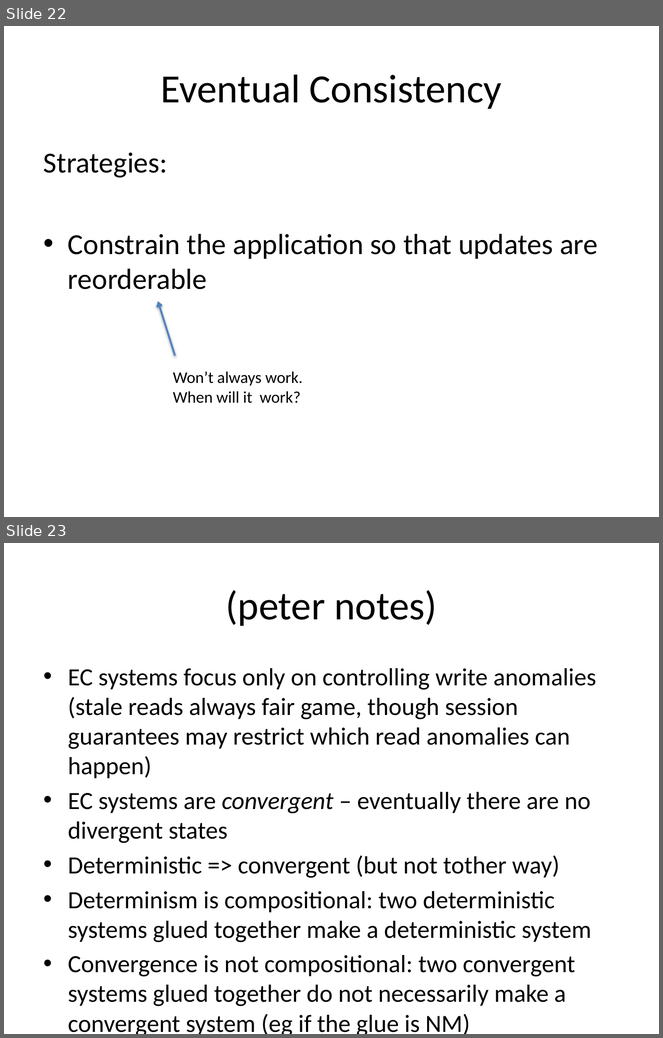
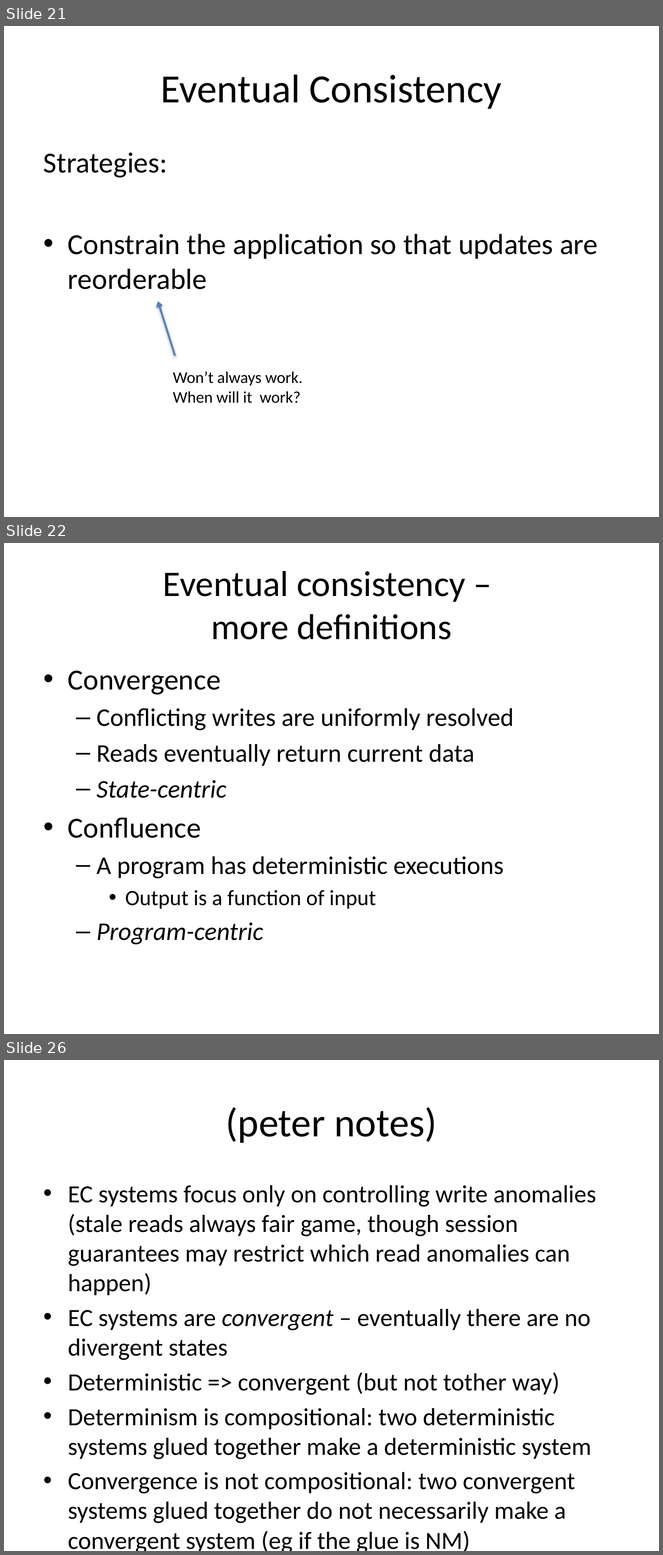
Before and after one commit to declarativitydotnet/declarativity, a slide deck: socc12-bloom-tutorial/slides/bloom-tutorial.pptx. Shown one above the other, each under a label of ours: slides 22 and 23 before the commit, slides 21, 22 and 26 after it; the slides between them are not shown. The pictures are 663x1038 and 663x1555 pixels, drawn with LibreOffice and Linux fonts; fonts in the diff are those of the drawing. Boxes give left, top, right and bottom in pixels: in the first picture for what was removed or moved away, otherwise in the second. Text is boxed around its words. In the diff, an @@ line names an element or a change of style, - is before the commit and + after.

```diff
--- a/socc12-bloom-tutorial/slides/bloom-tutorial.pptx
+++ b/socc12-bloom-tutorial/slides/bloom-tutorial.pptx
@@ slide 22 added at (4, 543, 659, 1034), background #FFFFFF @@
@@ title added at (163, 571, 466, 640), 39.6 pt, text #000000 @@
+Eventual consistency –
+more definitions
@@ text added at (68, 670, 514, 945), 28 pt, text #000000 @@
+• Convergence
+  – Conflicting writes are uniformly resolved
+  – Reads eventually return current data
+  – State-centric
+• Confluence
+  – A program has deterministic executions
+    • Output is a function of input
+  – Program-centric
@@ what was slide 22 is now slide 21 @@
@@ what was slide 23 is now slide 26 @@
```
Also in this commit, not shown: 4 slides changed, 3 other slides added, 1 slide removed.
